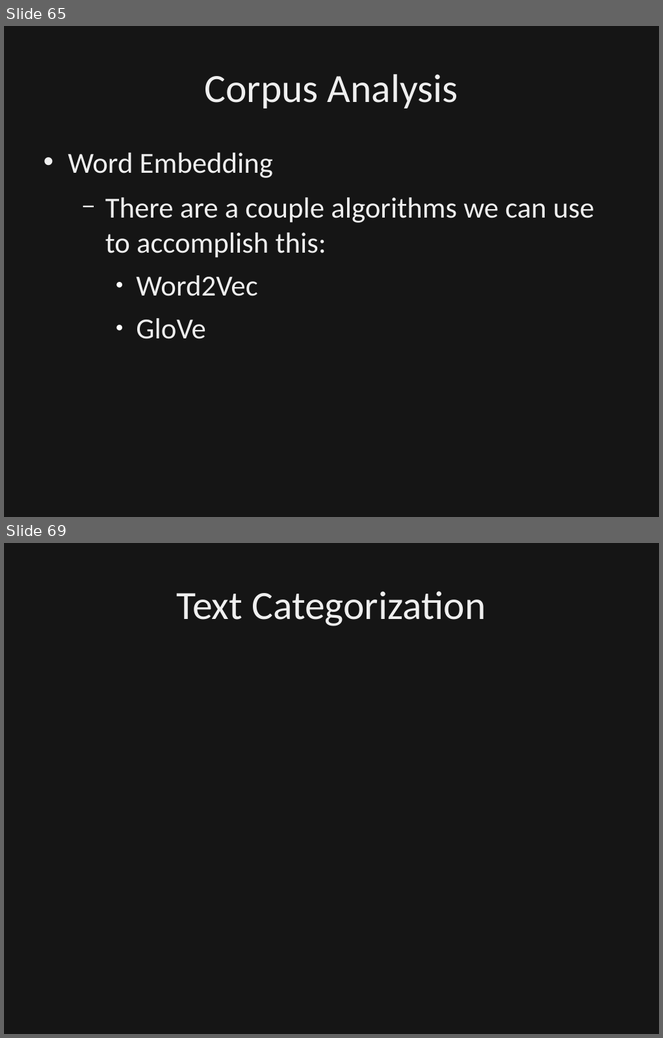
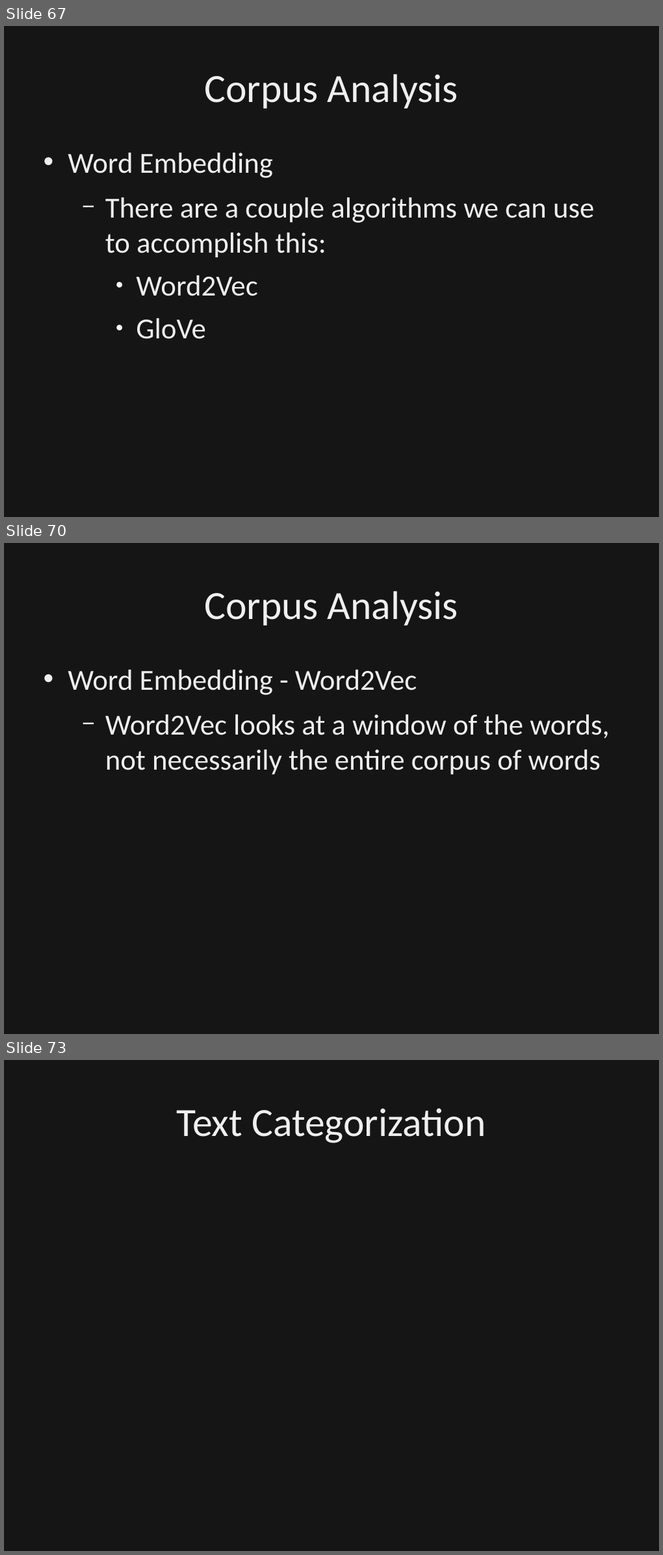
Before and after one commit to dbowmans46/PracticalProgramming, a slide deck: Session 7 - Python/Instructional Material/Session 7 - Python Brief Intro to NLP.odp. Shown one above the other, each under a label of ours: slides 65 and 69 before the commit, slides 67, 70 and 73 after it; the slides between them are not shown. The pictures are 663x1038 and 663x1555 pixels, drawn with LibreOffice and Linux fonts; fonts in the diff are those of the drawing; background and template pictures are left out; a plain dark background stands for a picture behind light text. Boxes give left, top, right and bottom in pixels: in the first picture for what was removed or moved away, otherwise in the second. Text is boxed around its words. In the diff, an @@ line names an element or a change of style, - is before the commit and + after.

Commit message:
Added layout for corpus analysis.  Added slides to clarify bag of words scoring, slides that describe Word2Vec, and slides that describe GloVe.  Noralized styling of slides and added references for word embedding.

```diff
--- a/Session 7 - Python/Instructional Material/Session 7 - Python Brief Intro to NLP.odp
+++ b/Session 7 - Python/Instructional Material/Session 7 - Python Brief Intro to NLP.odp
@@ slide 70 added at [4,543,659,1034], background picture (left out) @@
@@ rectangle added at [4,543,659,1034], fill #000000 at 50% opacity, outline #000000 0 pt @@
@@ title added at [204,591,458,626], 44 pt, text #EFEFEF @@
+Corpus Analysis
@@ text added at [68,670,609,775], 32 pt, text #EFEFEF @@
+• Word Embedding - Word2Vec
+  − Word2Vec looks at a window of the words, not necessarily the entire corpus of words
@@ what was slide 65 is now slide 67 @@
@@ what was slide 69 is now slide 73 @@
```
Also in this commit, not shown: 9 slides changed, 4 other slides added, 1 other file.
